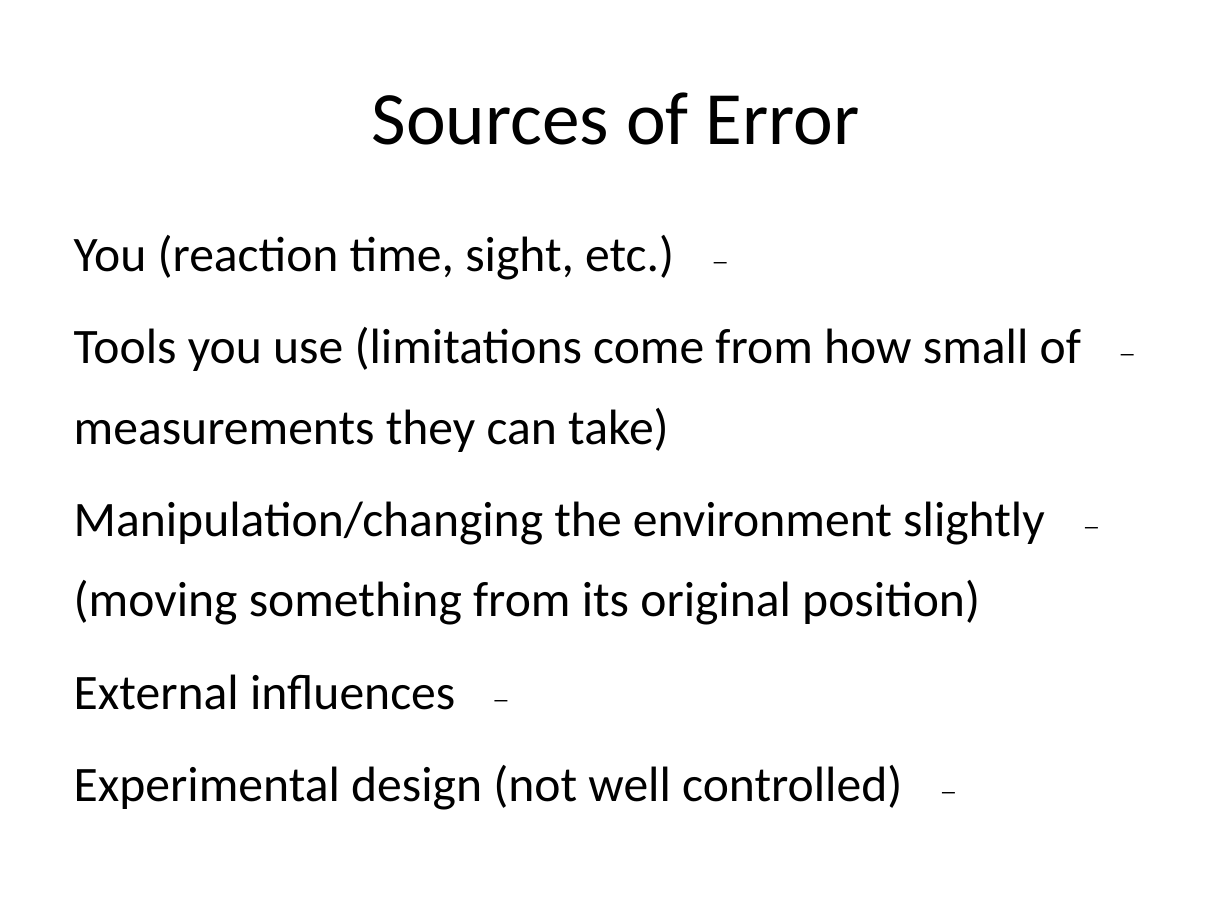
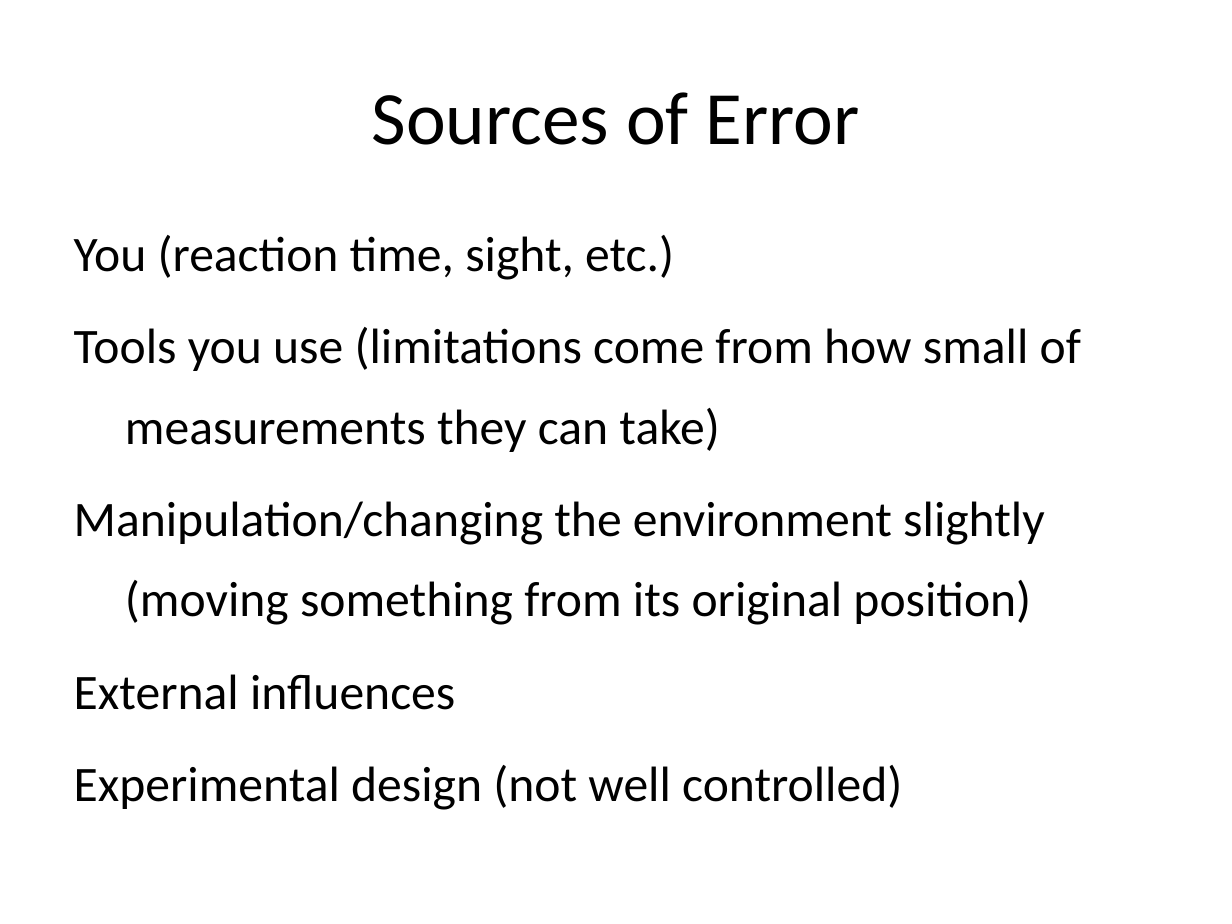
Before and after one commit to classes-list/middle-school, a slide deck: slide 5 of experimental-error-v3.pptx. Drawn at 1232x924 pixels with LibreOffice and Linux fonts; fonts in the diff are those of the drawing. Boxes give left, top, right and bottom in pixels: in the first picture for what was removed or moved away, otherwise in the second. Text is boxed around its words. In the diff, an @@ line names an element or a change of style, - is before the commit and + after.

```diff
--- a/experimental-error-v3.pptx
+++ b/experimental-error-v3.pptx
@@ text "You (reaction time, sight, etc.)" at (74, 235, 1081, 810): bullet _x to none @@
```
Also in this commit, not shown: 9 other slides changed, 2 other files.
